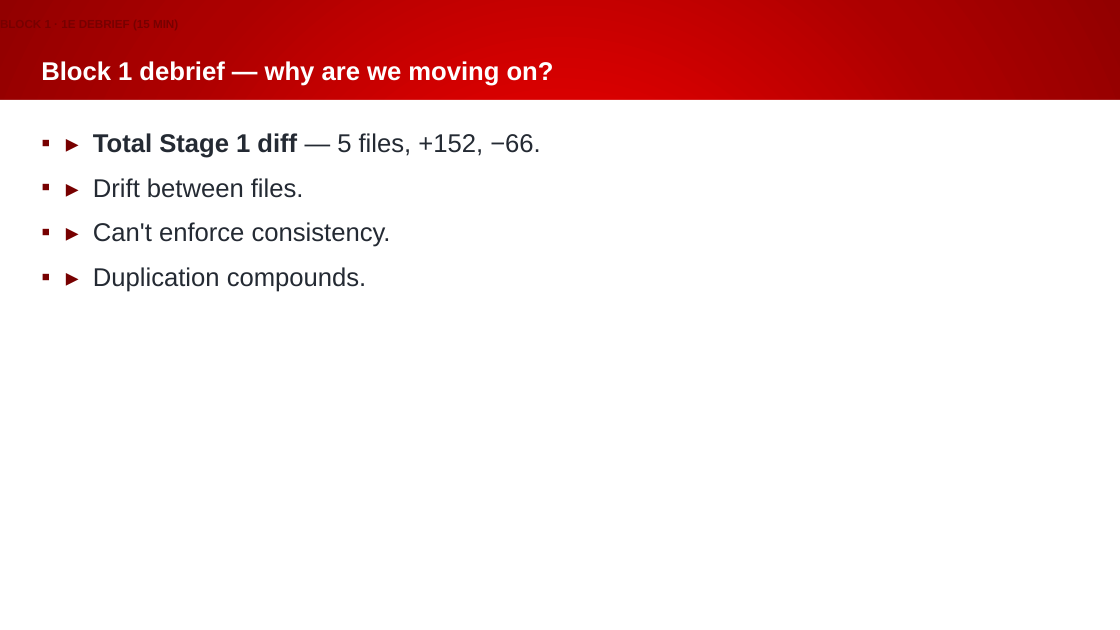
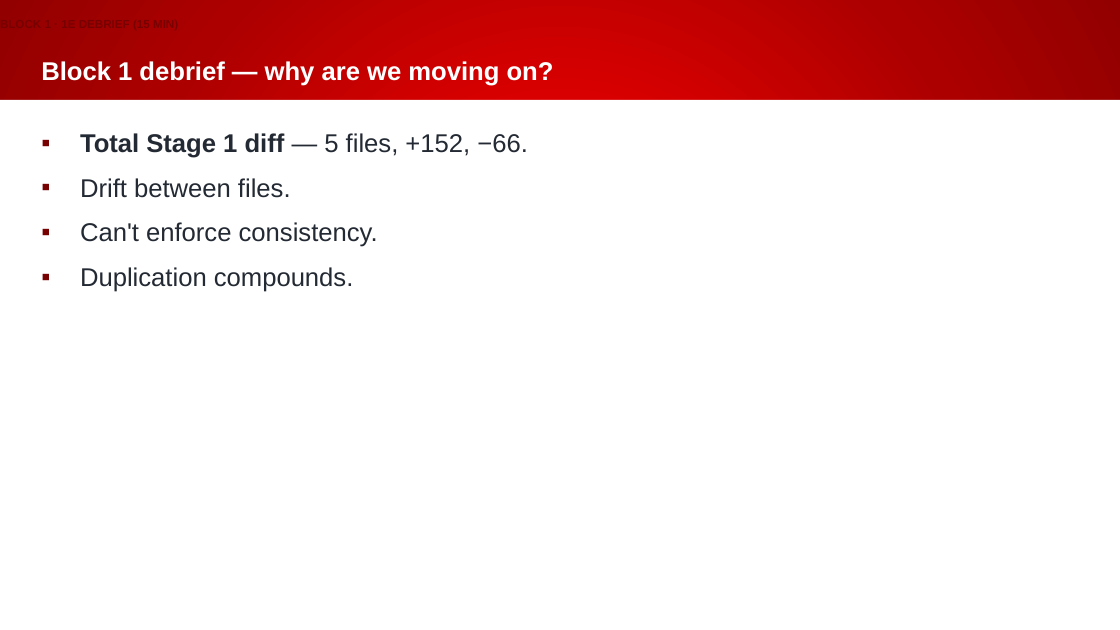
Before and after one commit to Beckhoff-USA-Community/Procedural_To_SOLID, a slide deck: slide 29 of presentation/NEM2026_workshop.pptx (slide 22 before the commit). Drawn at 1120x630 pixels with LibreOffice and Linux fonts; fonts in the diff are those of the drawing; background and template pictures are left out. Boxes give left, top, right and bottom in pixels: in the first picture for what was removed or moved away, otherwise in the second. Text is boxed around its words. In the diff, an @@ line names an element or a change of style, - is before the commit and + after.

```diff
--- a/presentation/NEM2026_workshop.pptx
+++ b/presentation/NEM2026_workshop.pptx
@@ text at (x1=80, y1=133, x2=528, y2=292): text changed @@
-▪ ▸ Total Stage 1 diff — 5 files, +152, −66.
-▪ ▸ Drift between files.
-▪ ▸ Can't enforce consistency.
-▪ ▸ Duplication compounds.
+▪ Total Stage 1 diff — 5 files, +152, −66.
+▪ Drift between files.
+▪ Can't enforce consistency.
+▪ Duplication compounds.
```
Also in this commit, not shown: 24 other slides changed, 15 slides added, 1 slide removed, 7 other files.
